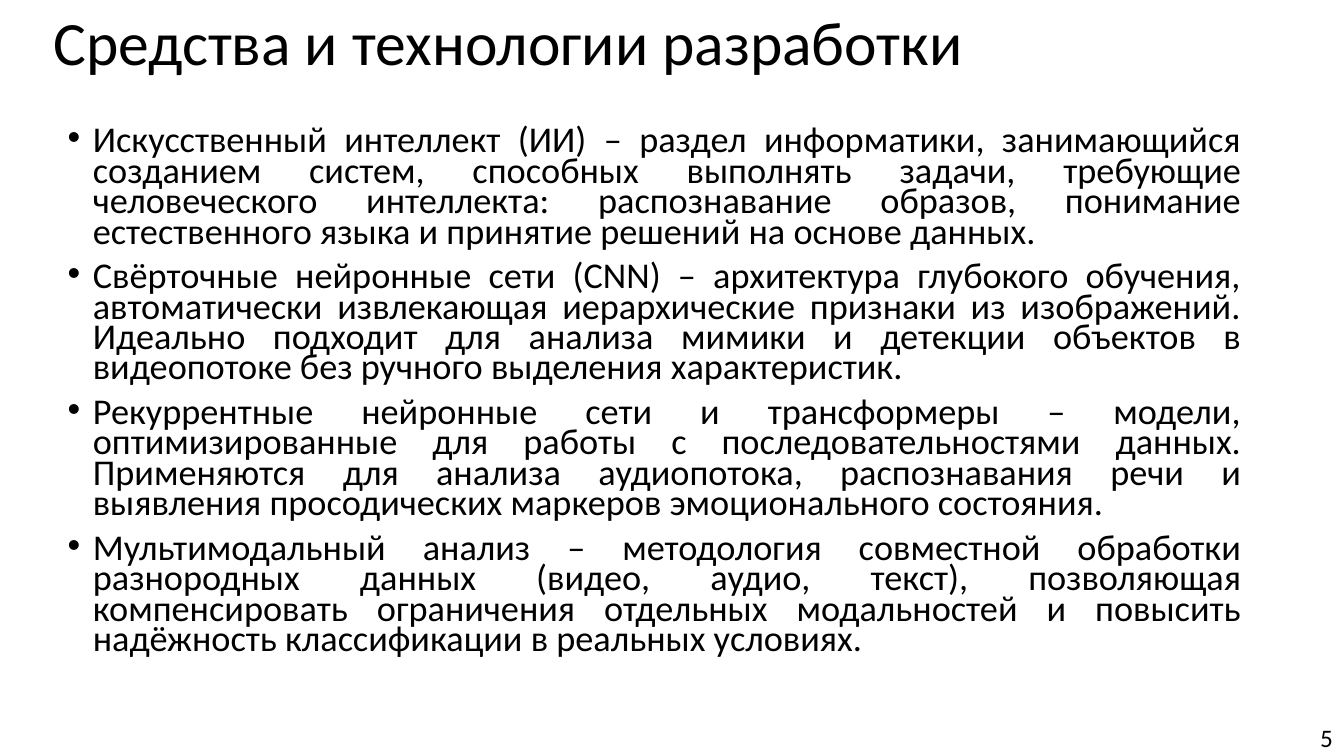
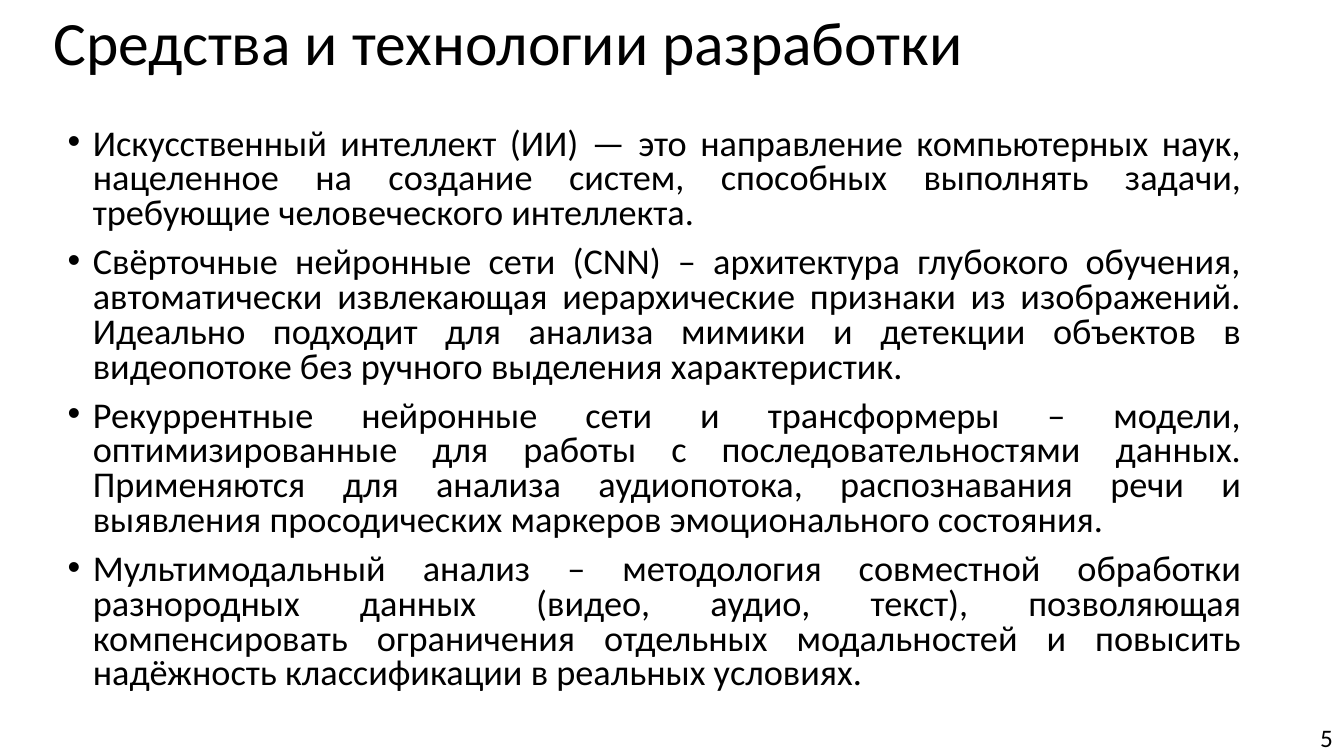
Before and after one commit to Hetsunya/diplom, a slide deck: slide 5 of вкр/практика/презентация по_преддипломной_практике_Демьянцев_Виталий_Владиславович_606_22.pptx. Drawn at 1344x756 pixels with LibreOffice and Linux fonts; fonts in the diff are those of the drawing. Boxes give left, top, right and bottom in pixels: in the first picture for what was removed or moved away, otherwise in the second. Text is boxed around its words. In the diff, an @@ line names an element or a change of style, - is before the commit and + after.

Commit message:
текст больше сделал

```diff
--- a/вкр/практика/презентация по_преддипломной_практике_Демьянцев_Виталий_Владиславович_606_22.pptx
+++ b/вкр/практика/презентация по_преддипломной_практике_Демьянцев_Виталий_Владиславович_606_22.pptx
@@ text at [93,129,1241,231]: text changed @@
-• Искусственный интеллект (ИИ) – раздел информатики, занимающийся созданием систем, способных выполнять задачи, требующие человеческого интеллекта: распознавание образов, понимание естественного языка и принятие решений на основе данных.
+• Искусственный интеллект (ИИ) — это направление компьютерных наук, нацеленное на создание систем, способных выполнять задачи, требующие человеческого интеллекта.
@@ text at [93,247,1241,691]: line spacing 0.7 to 0.8 @@
```
Also in this commit, not shown: 5 other slides changed, 3 other files.
